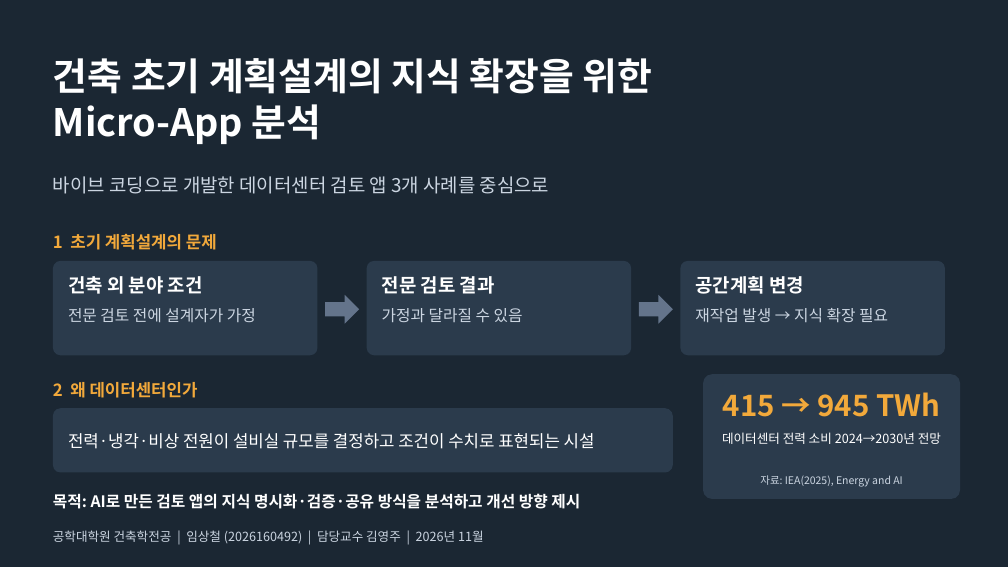
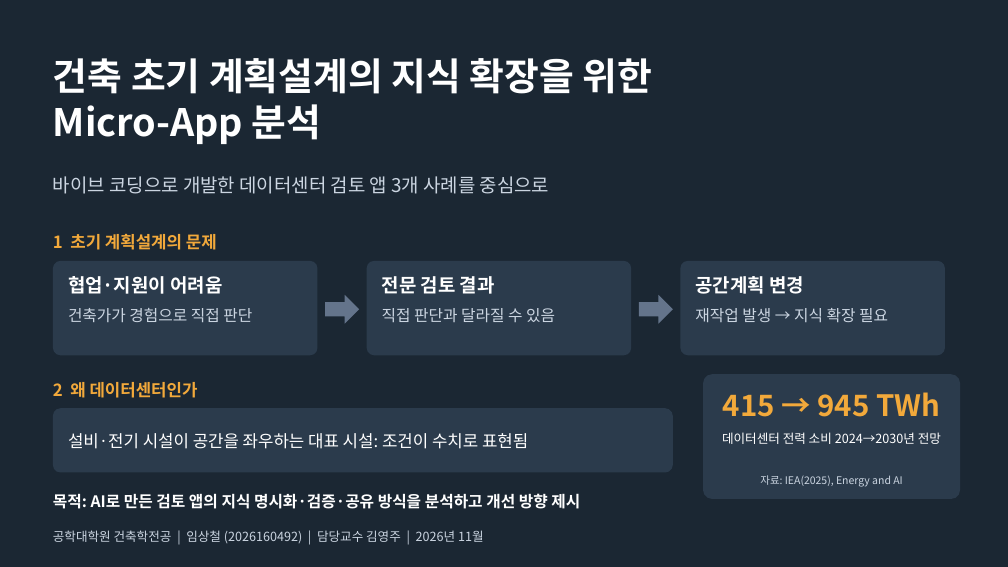
Before and after one commit to sangchuls/pango-gmp, a slide deck: slide 1 of research/발표자료_4장.pptx. Drawn at 1008x567 pixels with LibreOffice and Linux fonts; fonts in the diff are those of the drawing. Boxes give left, top, right and bottom in pixels: in the first picture for what was removed or moved away, otherwise in the second. Text is boxed around its words. In the diff, an @@ line names an element or a change of style, - is before the commit and + after.

```diff
--- a/research/발표자료_4장.pptx
+++ b/research/발표자료_4장.pptx
@@ text at [68,276,222,294]: text changed @@
-건축 외 분야 조건
+협업·지원이 어려움
@@ text at [68,308,252,322]: text changed @@
-전문 검토 전에 설계자가 가정
+건축가가 경험으로 직접 판단
@@ text at [382,308,555,322]: text changed @@
-가정과 달라질 수 있음
+직접 판단과 달라질 수 있음
@@ text at [68,433,528,449]: text changed @@
-전력·냉각·비상 전원이 설비실 규모를 결정하고 조건이 수치로 표현되는 시설
+설비·전기 시설이 공간을 좌우하는 대표 시설: 조건이 수치로 표현됨
```
Also in this commit, not shown: 1 other slide changed, 5 other files.
